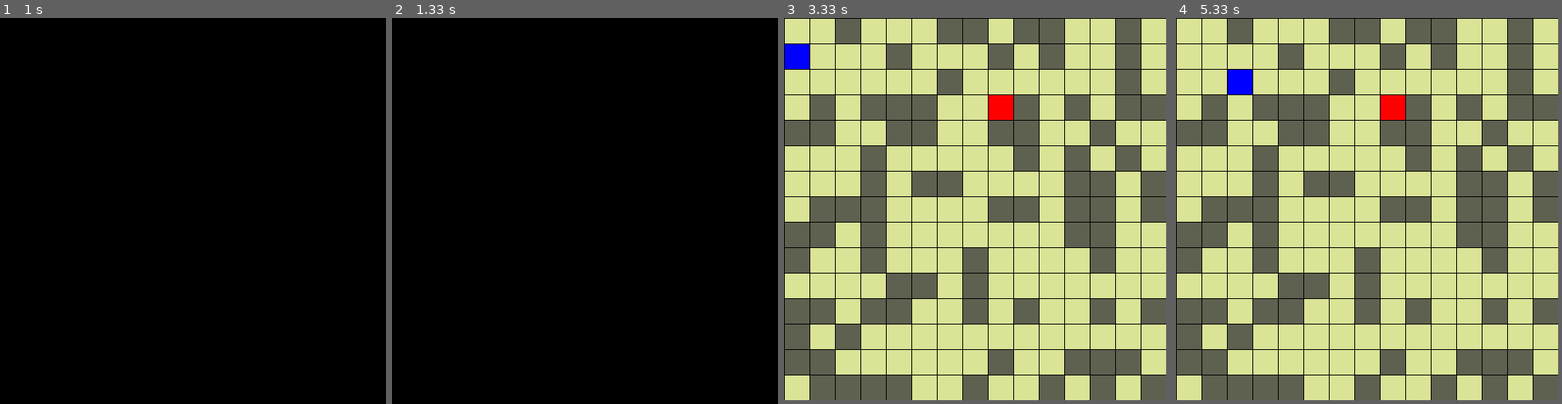
Above: before the commit, frames 1-4 (left to right).
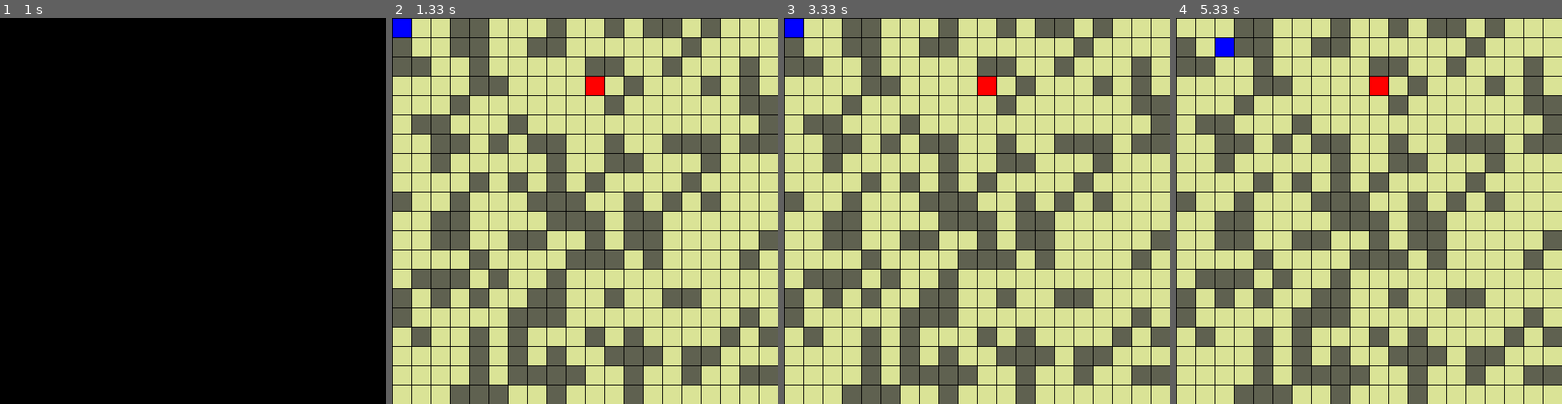
Above: after the commit, the same moments.

Repository: WallAshing/Pygame_labyrith
Game: pygame game, started from python.py
Same seed, same stepped clock (60 frames per second), same inputs: the game is played once before the commit and once after it.
Inputs:
- Up to frame 1 (1 s): hold Up from 0.83 s (still down)
- Up to frame 2 (1.33 s): release Up at 1.3 s
- Up to frame 3 (3.33 s): hold Right 1.33-1.8 s; hold Left 1.83-2.37 s; hold Down 2.4-2.7 s
- Up to frame 4 (5.33 s): hold Right 3.57-4.2 s; hold Down 4.23-4.6 s; hold Right from 5.13 s (still down)
In frame 3 the window is 495x495 before the commit and 500x500 after it. Grey fills any space a smaller window leaves; there, only what the larger window draws over its background counts as a difference.

Frame 1 is identical in both runs. In frame 2, 92% of the frame differs, in the area x 0-100%, y 0-100%; in frame 3, 54%; in frame 4, 55%.

Commit message:
map checker is working perfectly now !

Diff:
--- a/createNewMap.py
+++ b/createNewMap.py
@@ -8,8 +8,9 @@
 	# mapColor = (random.randint(0, 255), random.randint(0, 255), random.randint(0, 255))
 	def __init__(self, variable):
 		self.variable = variable
-		self.probability = (self.variable.mapSize * 8)
+		self.probability = (self.variable.mapSize * 10)
 		self.currentMap = []
+
 	def mapInit(self) :
 		self.currentMap.clear()
 		for i in range(self.variable.mapSize) :
@@ -19,16 +20,17 @@
 				if i == 0 and j == 0 :
 					self.currentMap[i].append(0)
 					print("Spawn created !")
-				elif i == 9 and j == 9 and self.variable.keyNumber > 0 :
+				elif i == (self.variable.mapSize - 1) and j == (self.variable.mapSize - 1) and self.variable.keyNumber > 0 :
 					self.currentMap[i].append(2)
 					self.variable.keyNumber -= 1
-				elif oneToFour < math.floor(self.probability * 0.375) :
+				elif oneToFour < math.floor(self.probability * 0.35) :
 					self.currentMap[i].append(1)
-				elif oneToFour == math.floor(self.probability * 0.625) and self.variable.keyNumber > 0 :
+				elif oneToFour == 150 and self.variable.keyNumber > 0 :
 					self.currentMap[i].append(2)
 					self.variable.keyNumber -= 1
 				else :
 					self.currentMap[i].append(0)
+
 
 	def mapDisplay(self, ecran) :
 		x = 0
--- a/mapChecker.py
+++ b/mapChecker.py
@@ -7,64 +7,41 @@
         self.checkedBox = []
         self.keyNumber = 1
 
-
     def mapChecker(self) :
         self.boxToCheck.append((0, 0))
         while len(self.boxToCheck) != 0 :
-
             boxToCheck = self.boxToCheck[0]
 
             #North
             tempBoxToCheckX = boxToCheck[0]
             tempBoxToCheckY = boxToCheck[1] - 1
-            print(tempBoxToCheckX)
-            print(tempBoxToCheckY)
             self.boxChecker(tempBoxToCheckX, tempBoxToCheckY, self.checkedBox)
-            print("North done")
-
-            if self.keyNumber == 0 :
-                self.boxToCheck.clear()
-                return
 
             #South
             tempBoxToCheckY = boxToCheck[1] + 1
-            print(tempBoxToCheckX)
-            print(tempBoxToCheckY)
             self.boxChecker(tempBoxToCheckX, tempBoxToCheckY, self.checkedBox)
-            print("South done")
-
-            if self.keyNumber == 0 :
-                self.boxToCheck.clear()
-                return
 
             #East
             tempBoxToCheckX = boxToCheck[0] + 1
             tempBoxToCheckY = boxToCheck[1]
-            print(tempBoxToCheckX)
-            print(tempBoxToCheckY)
             self.boxChecker(tempBoxToCheckX, tempBoxToCheckY, self.checkedBox)
-            print("East done")
-
-            if self.keyNumber == 0 :
-                self.boxToCheck.clear()
-                return
 
             #West
             tempBoxToCheckX = boxToCheck[0] - 1
-            print(tempBoxToCheckX)
-            print(tempBoxToCheckY)
             self.boxChecker(tempBoxToCheckX, tempBoxToCheckY, self.checkedBox)
-            print("West done")
 
-            if self.keyNumber == 0 :
-                self.boxToCheck.clear()
-                return
 
-            print(self.boxToCheck)
+            print("this is the lenght of boxToCheck :" +str(len(self.boxToCheck)))
 
             self.checkedBox.append(boxToCheck)
+
             if self.keyNumber != 0 :
                 del self.boxToCheck[0]
+
+            else :
+                self.boxToCheck.clear()
+                self.checkedBox.clear()
+                return
 
         self.checkedBox.clear()
 
@@ -78,21 +55,25 @@
 
     def boxChecker(self, x, y, checkedBox) :
         if x >= 0 and x <= (self.variable.mapSize - 1) and y >= 0 and y <= (self.variable.mapSize - 1) :
+
             for box in checkedBox :
                 if box == (x, y) :
                     return
+
+            for box in self.boxToCheck :
+                if box == (x, y) :
+                    return
+
             if self.createNewMap.currentMap[x][y] == 2 :
                 print("I found the key ! x : " + str(x) + " " + "y : " + str(y))
                 print("I will finally stop hitting walls 😳 !")
                 self.keyNumber -= 1
-
 
             if self.createNewMap.currentMap[x][y] == 1 :
                 print("OUCH... that's a wall here -> x : " + str(x) + " "  + "y : " + str(y))
 
             if self.createNewMap.currentMap[x][y] == 0 :
                 print("Nothing to report here -> x : " + str(x)  + " " + "y : " + str(y))
-                # sleep(0.1)
                 self.boxToCheck.append((x, y))
 
         else :
--- a/python.py
+++ b/python.py
@@ -16,15 +16,16 @@
 
 loop = True
 
+while mapChecker.keyNumber != 0 :
+    player = Player(ecran, variables, map)
+    variables.keyNumber = variables.keyInitial
+    map.mapInit()
+    print('launching map checker')
+    mapChecker.mapChecker()
+    sleep(1)
+
 while loop :
     ecran.fill((0, 0, 0))
-
-    while mapChecker.keyNumber != 0 :
-        player = Player(ecran, variables, map)
-        variables.keyNumber = variables.keyInitial
-        map.mapInit()
-        mapChecker.mapChecker()
-        sleep(1)
 
     if player.win == True:
         variables.keyColor = (0, 0, 255)
--- a/variables.py
+++ b/variables.py
@@ -1,6 +1,6 @@
 class Variables :
     def __init__(self) :
-        self.mapSize = 15
+        self.mapSize = 20
         self.windowSize = (500 // self.mapSize * self.mapSize, 500 // self.mapSize * self.mapSize)
         self.caseSize = self.windowSize[0] / self.mapSize
         self.keyInitial = 1
